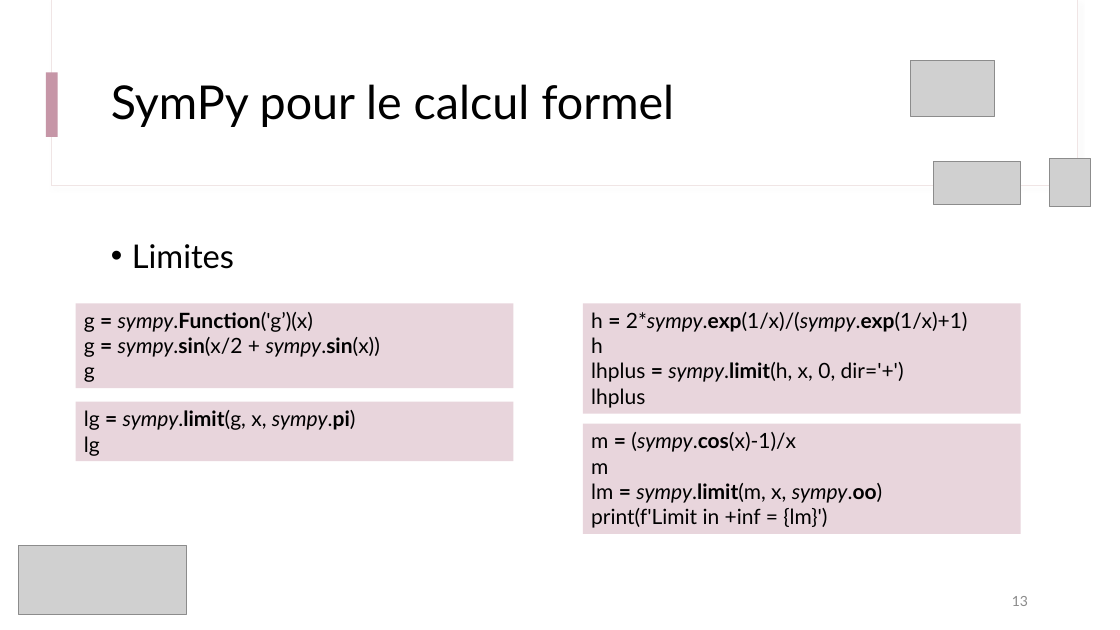
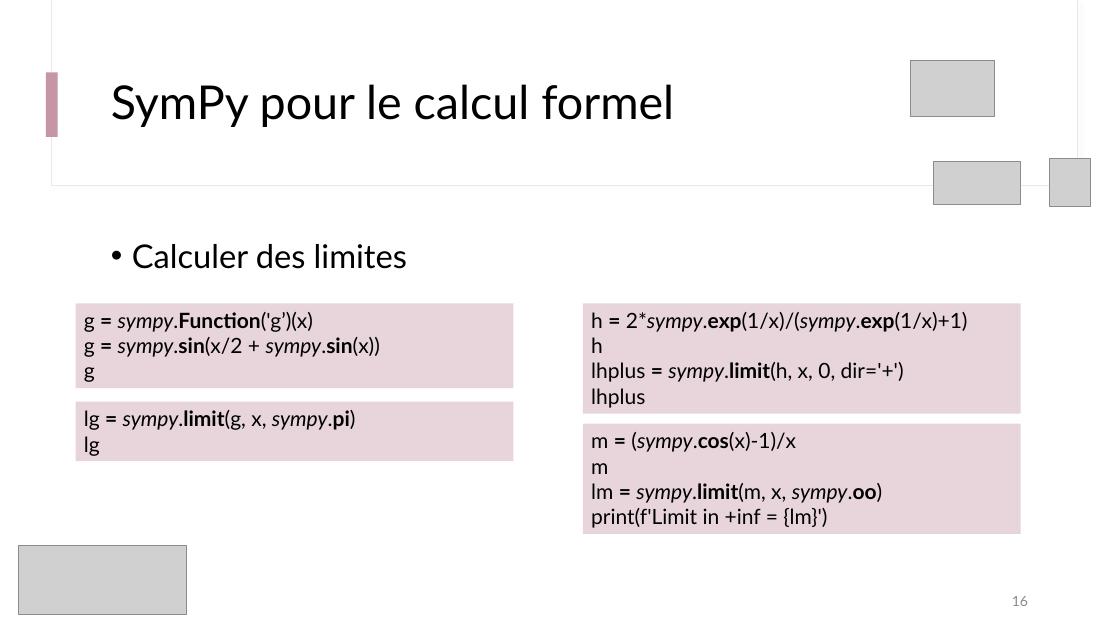
Before and after one commit to IOGS-Digital-Methods/semester-5, a slide deck: slide 16 of outils_numeriques/b1_methodes_numeriques/seance2_equation_diff/B1_s2_1_Approche_Symbolique.pptx (slide 13 before the commit). Drawn at 1120x630 pixels with LibreOffice and Linux fonts; fonts in the diff are those of the drawing; grey boxes stand for pictures. Boxes give left, top, right and bottom in pixels: in the first picture for what was removed or moved away, otherwise in the second. Text is boxed around its words. In the diff, an @@ line names an element or a change of style, - is before the commit and + after.

```diff
--- a/outils_numeriques/b1_methodes_numeriques/seance2_equation_diff/B1_s2_1_Approche_Symbolique.pptx
+++ b/outils_numeriques/b1_methodes_numeriques/seance2_equation_diff/B1_s2_1_Approche_Symbolique.pptx
@@ text at (x1=132, y1=244, x2=407, y2=269): text changed @@
-• Limites
+• Calculer des limites
@@ page number at (x1=1012, y1=596, x2=1028, y2=606): text changed @@
-13
+16
```
Also in this commit, not shown: 3 other slides changed, 2 slides added, 3 other files.
